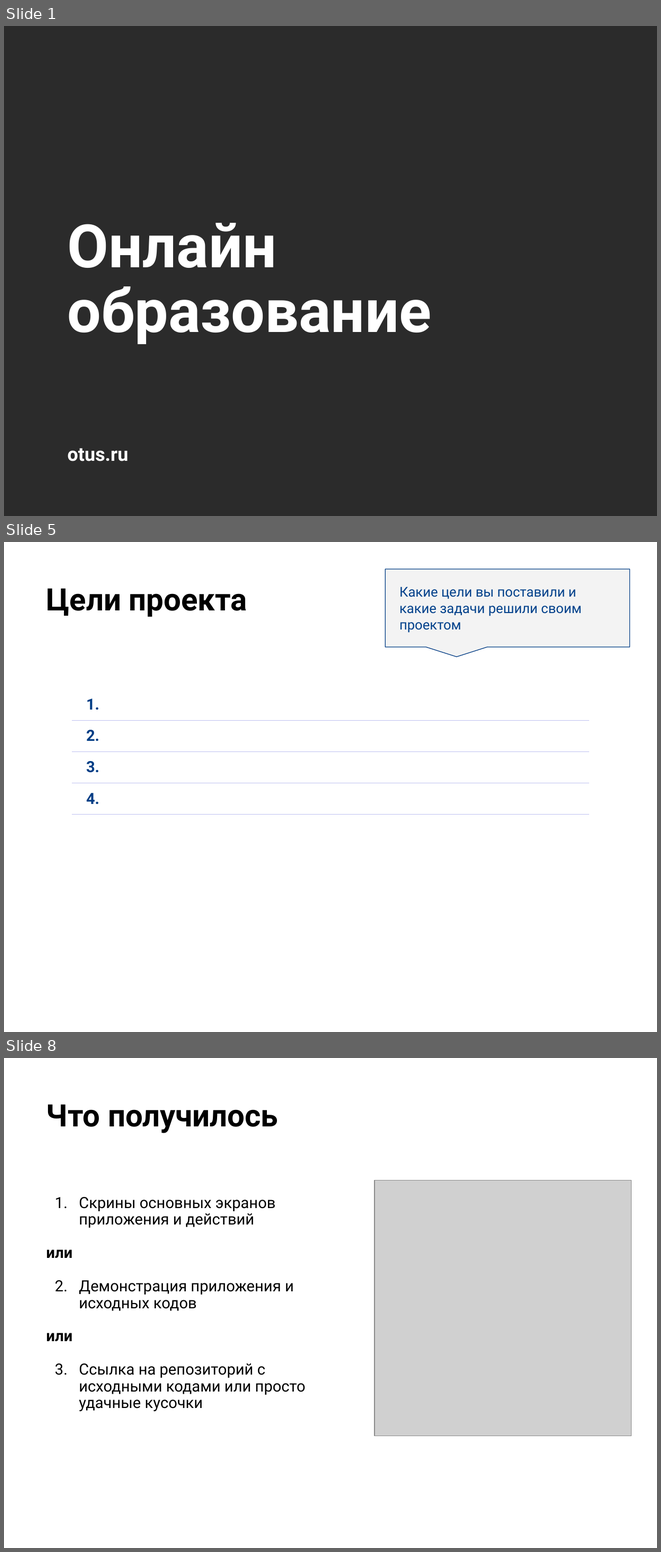
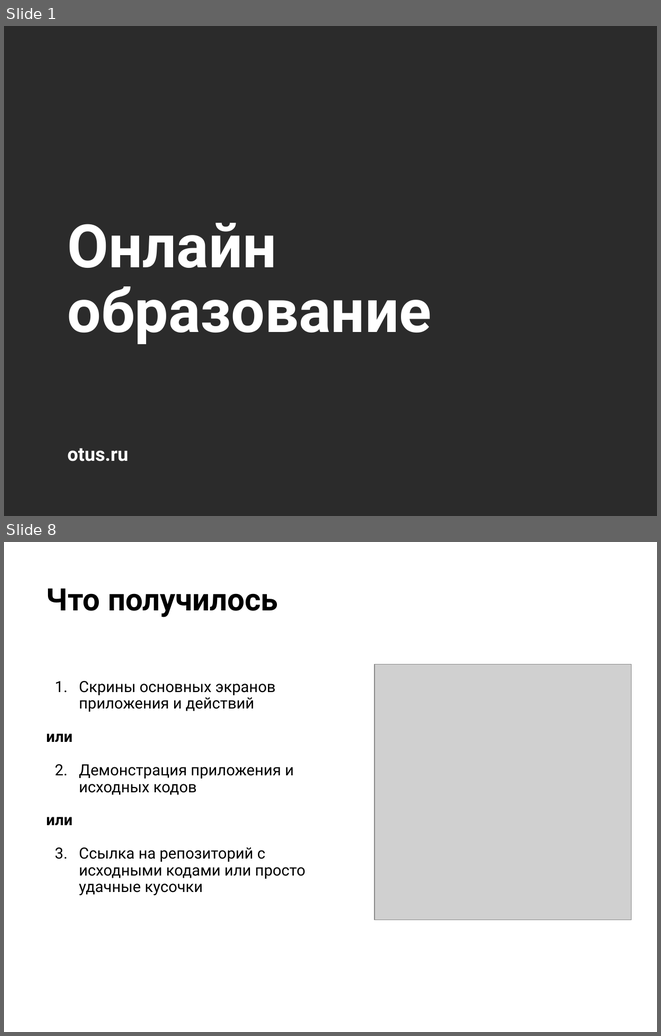
Before and after one commit to KateKorotkova/Otus.ProjectWork, a slide deck: Otus.ProjectWork.pptx. Shown one above the other, each under a label of ours: slides 1, 5 and 8 before the commit, slides 1 and 8 after it; the slides between them are not shown. The pictures are 661x1552 and 661x1036 pixels, drawn with LibreOffice and Linux fonts; fonts in the diff are those of the drawing; grey boxes stand for pictures; background and template pictures are left out; a plain dark background stands for a picture behind light text. Boxes give left, top, right and bottom in pixels: in the first picture for what was removed or moved away, otherwise in the second. Text is boxed around its words. In the diff, an @@ line names an element or a change of style, - is before the commit and + after.

```diff
--- a/Otus.ProjectWork.pptx
+++ b/Otus.ProjectWork.pptx
@@ slide 5 removed at (4, 542, 657, 1032), background picture (left out) @@
@@ speech box removed at (385, 569, 629, 646) @@
-Какие цели вы поставили и какие задачи решили своим проектом
@@ title removed at (46, 588, 247, 617) @@
-Цели проекта
@@ table removed at (72, 689, 589, 903), 4 rows, 2 columns @@
-1. | 
-2. | 
-3. | 
-4. | 
```
Also in this commit, not shown: 3 slides changed, 4 slides added, 10 other slides removed.
